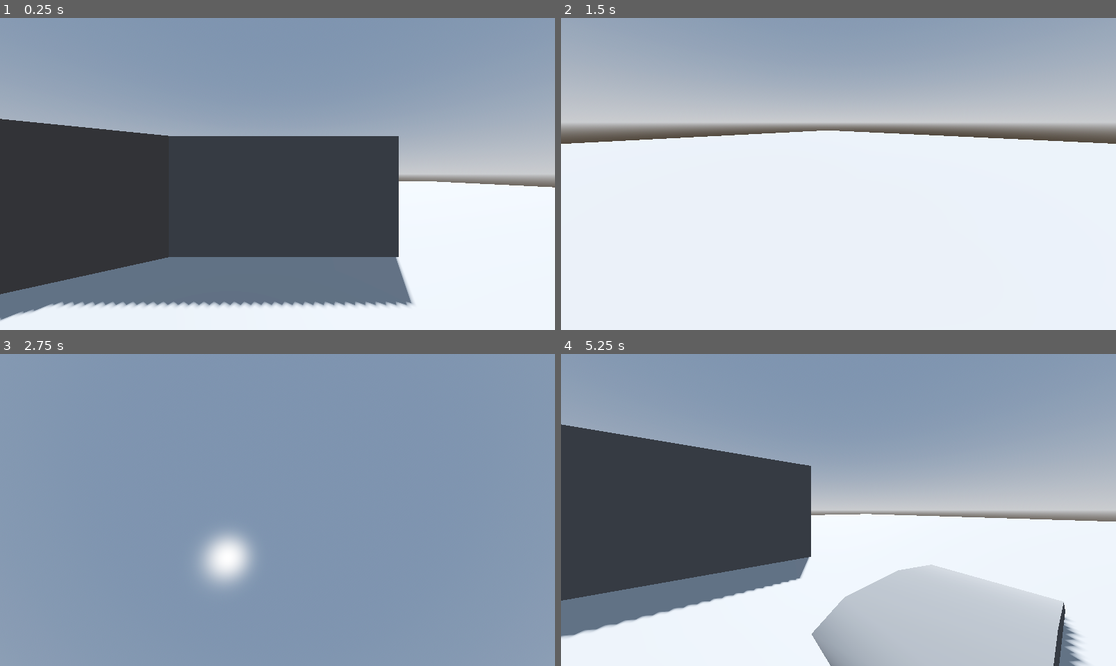
Above: before the commit, frames 1-4 (two rows, left to right).
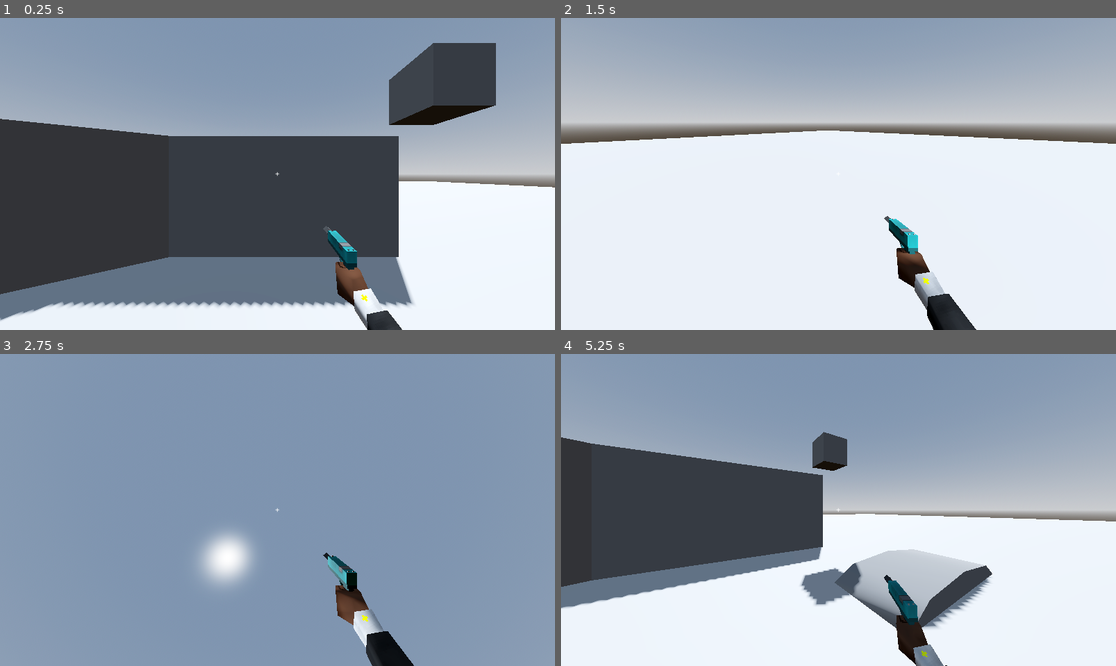
Above: after the commit, the same moments.

Repository: TheoLomeuBraga/kill-the-tower-boss
Game: Godot game, scene res://player/test_level.tscn
Two runs of this game, one before a commit and one after it. Both use one fixed random seed, a clock stepped at 60 frames per second and the inputs below. The project has no main scene, so this scene is started directly.
Inputs (mouse positions are in pixels of both pictures, inside the frame that each line leads up to):
- Up to frame 1 (0.25 s): no input
- Up to frame 2 (1.5 s): move the mouse to (960, 158) at 0.52 s; press the mouse at (960, 158) at 0.53 s; hold D (right) 0.53-1.28 s; tap Space (jump) at 0.77, 0.8, 1.07, 1.35 s; move the mouse to (727, 189) at 1.27 s; release the mouse at (727, 189) at 1.28 s; hold S (back) from 1.28 s (still down)
- Up to frame 3 (2.75 s): tap Space (jump) at 1.52, 1.82, 2.3 s; click (166, 525) at 1.55 s; move the mouse to (333, 441) at 2.02 s; release S (back) at 2.03 s; hold D (right) from 2.03 s (still down); tap W (foward) at 2.1 s
- Up to frame 4 (5.25 s): move the mouse to (810, 572) at 2.77 s; tap Down (look_down) at 2.85 s; tap Space (jump) at 3.02, 3.32, 3.77, 3.8, 4.07, 4.52, 4.82 s; click (810, 572) at 3.05 s; move the mouse to (1005, 556) at 3.52 s; release D (right) at 3.53 s; hold A (left) 3.53-5.03 s; tap Left (look_left) at 3.6 s; move the mouse to (672, 463) at 4.27 s; tap Right (look_right) at 4.35 s; click (672, 463) at 4.55 s; move the mouse to (866, 510) at 5.02 s; hold S (back) from 5.03 s (still down); tap Up (look_up) at 5.1 s

The runs differ from the first frame. In frame 1, 5.6% of the frame differs, in the area x 49-90%, y 8-100%; in frame 2, 1.9%; in frame 3, 1.8%; in frame 4, 21%, in the area x 0-99%, y 22-100%.

Commit message:
add basic grapple

Diff:
--- a/player/arms/arms.tscn
+++ b/player/arms/arms.tscn
@@ -15,10 +15,11 @@
 [node name="arms" unique_id=1183301295 instance=ExtResource("1_t5sdq")]
 script = ExtResource("2_lu0cu")
 
-[node name="Cube" parent="metarig/Skeleton3D" parent_id_path=PackedInt32Array(1837075673) index="0" unique_id=1976606373]
+[node name="Cube" parent="metarig/Skeleton3D" parent_id_path=PackedInt32Array(247629277) index="0" unique_id=209603851]
+cast_shadow = 0
 surface_material_override/0 = SubResource("StandardMaterial3D_lu0cu")
 
-[node name="copy_arms" type="CopyTransformModifier3D" parent="metarig/Skeleton3D" parent_id_path=PackedInt32Array(1837075673) index="1" unique_id=1478431348]
+[node name="copy_arms" type="CopyTransformModifier3D" parent="metarig/Skeleton3D" parent_id_path=PackedInt32Array(247629277) index="1" unique_id=1478431348]
 setting_count = 2
 settings/0/amount = 1.0
 settings/0/apply_bone_name = "upper_arm.L"
@@ -39,7 +40,7 @@
 settings/1/invert = 0
 settings/1/additive = false
 
-[node name="arms" type="TwoBoneIK3D" parent="metarig/Skeleton3D" parent_id_path=PackedInt32Array(1837075673) index="2" unique_id=1475798260]
+[node name="arms" type="TwoBoneIK3D" parent="metarig/Skeleton3D" parent_id_path=PackedInt32Array(247629277) index="2" unique_id=1475798260]
 setting_count = 2
 settings/0/target_node = NodePath("../../../hand_l")
 settings/0/pole_node = NodePath("../../../pole_l")
@@ -64,7 +65,7 @@
 settings/1/use_virtual_end = false
 settings/1/extend_end_bone = false
 
-[node name="copy_hands" type="CopyTransformModifier3D" parent="metarig/Skeleton3D" parent_id_path=PackedInt32Array(1837075673) index="3" unique_id=1995168006]
+[node name="copy_hands" type="CopyTransformModifier3D" parent="metarig/Skeleton3D" parent_id_path=PackedInt32Array(247629277) index="3" unique_id=1995168006]
 setting_count = 2
 settings/0/amount = 1.0
 settings/0/apply_bone_name = "hand.L"
--- /dev/null
+++ b/player/gun_control.gd
@@ -0,0 +1,8 @@
+extends Node
+class_name GunControl
+
+@export var body : CharacterBody3D
+@export var model : PlayerModel
+
+@export var inventory : Array[GunInfo]
+@export var current_wepon : int = 0
--- /dev/null
+++ b/player/gun_data/bullet_info.gd
@@ -0,0 +1,6 @@
+extends Resource
+class_name BulletInfo
+
+@export var damage : int = 100
+@export var speed : float = -1
+@export var life_time : float = 10.0
--- /dev/null
+++ b/player/gun_data/gun_info.gd
@@ -0,0 +1,12 @@
+extends Resource
+class_name GunInfo
+
+@export var special_type : String = ""
+
+@export var bullets_per_shot : int = 1
+@export var bullet_capacity : int = 10
+@export var fire_rate : float = 0.25
+@export var reload_time : float = 2.0
+@export var spread : float = 0.2
+
+@export var bullet_info : BulletInfo = BulletInfo.new()
--- a/player/guns/gun_model.gd
+++ b/player/guns/gun_model.gd
@@ -3,6 +3,8 @@
 class_name GunModel
 
 @export var gun : Node3D
+
+@export var muzle : Node3D
 
 @export var arm_l : Node3D
 @export var pole_l : Node3D
--- a/player/guns/pistol/pistol.tscn
+++ b/player/guns/pistol/pistol.tscn
@@ -3,9 +3,10 @@
 [ext_resource type="PackedScene" uid="uid://cr8fgn04t3eey" path="res://player/guns/pistol/pistol.glb" id="1_6becj"]
 [ext_resource type="Script" uid="uid://uyx3n3xxv01s" path="res://player/guns/gun_model.gd" id="2_xco6c"]
 
-[node name="pistol" unique_id=356312967 node_paths=PackedStringArray("gun", "arm_l", "pole_l", "hand_l", "arm_r", "pole_r", "hand_r", "animation_player") instance=ExtResource("1_6becj")]
+[node name="pistol" unique_id=356312967 node_paths=PackedStringArray("gun", "muzle", "arm_l", "pole_l", "hand_l", "arm_r", "pole_r", "hand_r", "animation_player") instance=ExtResource("1_6becj")]
 script = ExtResource("2_xco6c")
 gun = NodePath("Armature/Skeleton3D")
+muzle = NodePath("Armature/Skeleton3D/Bone/Cube/muzle")
 arm_l = NodePath("arm_l")
 pole_l = NodePath("pole_l")
 hand_l = NodePath("hand_l")
@@ -14,15 +15,21 @@
 hand_r = NodePath("Armature/Skeleton3D/Bone/hand_r")
 animation_player = NodePath("AnimationPlayer")
 
-[node name="Skeleton3D" parent="Armature" parent_id_path=PackedInt32Array(995797917) index="0" unique_id=1168768983]
+[node name="Skeleton3D" parent="Armature" parent_id_path=PackedInt32Array(1562912458) index="0" unique_id=176365909]
 bones/0/rotation = Quaternion(-2.9802326e-08, 1.1920928e-07, -2.5243543e-29, 1)
 bones/1/position = Vector3(-2.9975933e-10, 0.08906293, 0.0012572818)
 
-[node name="Bone_001" parent="Armature/Skeleton3D" index="0" unique_id=452569189]
+[node name="Bone_001" parent="Armature/Skeleton3D" index="0" unique_id=936279133]
 transform = Transform3D(1, 1.4210855e-14, 1.5099573e-07, 1.5099572e-07, -5.9604638e-08, -0.9999998, -5.684342e-14, 0.9999998, -5.960467e-08, -6.661338e-16, 0.08906292, 0.0012572763)
 
-[node name="Bone" parent="Armature/Skeleton3D" index="1" unique_id=1877465204]
+[node name="Cube_001" parent="Armature/Skeleton3D/Bone_001" index="0" unique_id=724164339]
+cast_shadow = 0
+
+[node name="Bone" parent="Armature/Skeleton3D" index="1" unique_id=261911887]
 transform = Transform3D(1, -7.105427e-15, 2.3841855e-07, -7.1054274e-15, 0.99999994, 5.9604645e-08, -2.3841856e-07, -5.9604645e-08, 0.99999994, 0, 0, 0)
 
-[node name="AnimationPlayer" parent="." index="6" unique_id=792201404]
+[node name="Cube" parent="Armature/Skeleton3D/Bone" index="0" unique_id=362184067]
+cast_shadow = 0
+
+[node name="AnimationPlayer" parent="." index="6" unique_id=1584791659]
 playback_default_blend_time = 0.1
--- a/player/player.tscn
+++ b/player/player.tscn
@@ -1,8 +1,26 @@
 [gd_scene format=3 uid="uid://cmovbyta1eiev"]
 
 [ext_resource type="Script" uid="uid://hird11mmihta" path="res://player/player_movement.gd" id="1_oul6g"]
+[ext_resource type="PackedScene" uid="uid://cy1o6s4fa4vaf" path="res://player/player_model/player_model.tscn" id="1_rkbax"]
+[ext_resource type="Script" uid="uid://sph487wn7ajs" path="res://player/gun_control.gd" id="2_g1dw6"]
+[ext_resource type="Script" uid="uid://5ihhl4vr45q5" path="res://player/gun_data/gun_info.gd" id="3_qjkh3"]
+[ext_resource type="Script" uid="uid://dsfbwvui8fvt4" path="res://player/gun_data/bullet_info.gd" id="4_g6k8r"]
 
 [sub_resource type="CapsuleShape3D" id="CapsuleShape3D_kqu6x"]
+
+[sub_resource type="Resource" id="Resource_boad6"]
+script = ExtResource("4_g6k8r")
+metadata/_custom_type_script = "uid://dsfbwvui8fvt4"
+
+[sub_resource type="Resource" id="Resource_rgyib"]
+script = ExtResource("3_qjkh3")
+bullet_info = SubResource("Resource_boad6")
+metadata/_custom_type_script = "uid://5ihhl4vr45q5"
+
+[sub_resource type="Resource" id="Resource_hg6s5"]
+script = ExtResource("3_qjkh3")
+special_type = "grapple"
+metadata/_custom_type_script = "uid://5ihhl4vr45q5"
 
 [node name="Player" type="CharacterBody3D" unique_id=696039800]
 
@@ -14,6 +32,40 @@
 fov = 90.0
 near = 0.001
 
-[node name="PlayerMovement" type="Node" parent="." unique_id=494941887 node_paths=PackedStringArray("camera")]
+[node name="PlayerModel" parent="Camera3D" unique_id=83597824 instance=ExtResource("1_rkbax")]
+transform = Transform3D(-1, 0, -8.742278e-08, 0, 1, 0, 8.742278e-08, 0, -1, 0, -0.23062402, 0)
+
+[node name="RayCast3D" type="RayCast3D" parent="Camera3D" unique_id=220714997]
+target_position = Vector3(0, 0, -100)
+
+[node name="GunControl" type="Node" parent="Camera3D" unique_id=816634884 node_paths=PackedStringArray("body", "model")]
+script = ExtResource("2_g1dw6")
+body = NodePath("../..")
+model = NodePath("../PlayerModel")
+inventory = Array[ExtResource("3_qjkh3")]([SubResource("Resource_rgyib"), SubResource("Resource_hg6s5")])
+
+[node name="HUD" type="Control" parent="." unique_id=627942019]
+layout_mode = 3
+anchors_preset = 15
+anchor_right = 1.0
+anchor_bottom = 1.0
+grow_horizontal = 2
+grow_vertical = 2
+
+[node name="CenterContainer" type="CenterContainer" parent="HUD" unique_id=145619763]
+layout_mode = 1
+anchors_preset = 15
+anchor_right = 1.0
+anchor_bottom = 1.0
+grow_horizontal = 2
+grow_vertical = 2
+
+[node name="cross" type="Label" parent="HUD/CenterContainer" unique_id=1363262926]
+layout_mode = 2
+text = "+"
+
+[node name="PlayerMovement" type="Node" parent="." unique_id=494941887 node_paths=PackedStringArray("camera", "model", "grapple_raycast")]
 script = ExtResource("1_oul6g")
 camera = NodePath("../Camera3D")
+model = NodePath("../Camera3D/PlayerModel")
+grapple_raycast = NodePath("../Camera3D/RayCast3D")
--- a/player/player_model/player_model.tscn
+++ b/player/player_model/player_model.tscn
@@ -19,7 +19,3 @@
 
 [node name="pistol" parent="." unique_id=1690220103 instance=ExtResource("4_qu0w5")]
 transform = Transform3D(0.9999999, 0.00033356211, 4.188193e-05, -0.00033355242, 0.99999994, -0.00023083377, -4.1958916e-05, 0.00023081979, 1, -0.181618, 0.02827151, 0.16970591)
-
-[node name="Camera3D" type="Camera3D" parent="." unique_id=2001919995]
-transform = Transform3D(-1, 0, -5.9604645e-08, 0, 1, 0, 5.9604645e-08, 0, -1, 0, 0.23324338, 0)
-fov = 90.0
--- a/player/player_movement.gd
+++ b/player/player_movement.gd
@@ -12,6 +12,8 @@
 @export_category("geral")
 @export var camera : Camera3D
 
+@export var model : PlayerModel
+
 @export var forgiveness_time : float = 0.2
 
 @export var jump_power : float = 4.0
@@ -19,6 +21,47 @@
 func try_jump() -> void:
 	if jump_recently > 0.0 and floor_recently > 0.0:
 		body.velocity.y = jump_power
+
+@export_category("grapple estate")
+
+@export var grapple_length : float = 2.0
+@export var grapple_stffness : float = 10.0
+@export var grapple_damping : float = 1.0
+@export var grapple_raycast : RayCast3D
+var grapple_place : Vector3
+
+func launch_grapple() -> void:
+	if grapple_raycast.is_colliding():
+		grapple_place = grapple_raycast.get_collision_point()
+		estate = grapple_estate
+
+func grapple_estate(delta : float) -> void:
+
+	body.velocity.y -= gravity * delta
+
+	# https://www.youtube.com/watch?v=yWRHMOqoxGM
+
+	var t_dir : Vector3 = body.global_position.direction_to(grapple_place)
+	var t_dis : float = body.global_position.distance_to(grapple_place)
+
+	var displacement : float = t_dis - grapple_length
+
+	var force : Vector3 = Vector3.ZERO
+
+	if displacement > 0.0:
+		var sf_magnetude : float = grapple_stffness * displacement
+		var sf : Vector3 = t_dir * sf_magnetude
+
+		var vel_dot : float = body.velocity.dot(t_dir)
+		var danping : Vector3 = -grapple_damping * vel_dot * t_dir
+
+		force = sf + danping
+
+
+	body.velocity += force * delta
+
+	if not Input.is_action_pressed("shot"):
+		estate = air_estate
 
 @export_category("air estate")
 
@@ -71,7 +114,8 @@
 
 
 func _ready() -> void:
-	pass
+	if grapple_raycast != null:
+		grapple_raycast.add_exception(body)
 
 
 
@@ -89,3 +133,9 @@
 
 	jump_recently -= delta
 	floor_recently -= delta
+
+
+	#debug
+
+	if Input.is_action_just_pressed("shot"):
+		launch_grapple()
--- a/player/test_level.tscn
+++ b/player/test_level.tscn
@@ -47,6 +47,18 @@
 size = Vector3(7, 4, 1)
 material = SubResource("StandardMaterial3D_o7vyq")
 
+[node name="CSGBox3D4" type="CSGBox3D" parent="CSGCombiner3D" unique_id=305753652]
+transform = Transform3D(1, 0, 0, 0, 1, 0, 0, 0, 1, 3, 4, -3)
+material = SubResource("StandardMaterial3D_o7vyq")
+
+[node name="CSGBox3D5" type="CSGBox3D" parent="CSGCombiner3D" unique_id=2042424238]
+transform = Transform3D(1, 0, 0, 0, 1, 0, 0, 0, 1, 3, 8, 1)
+material = SubResource("StandardMaterial3D_o7vyq")
+
+[node name="CSGBox3D6" type="CSGBox3D" parent="CSGCombiner3D" unique_id=1982627243]
+transform = Transform3D(1, 0, 0, 0, 1, 0, 0, 0, 1, 3, 11, -3)
+material = SubResource("StandardMaterial3D_o7vyq")
+
 [node name="CSGBox3D3" type="CSGBox3D" parent="CSGCombiner3D" unique_id=491666702]
 transform = Transform3D(0.8660254, 0, 0.5, 0, 1, 0, -0.5, 0, 0.8660254, -5, 1.5, -4)
 size = Vector3(7, 4, 1)
Not shown, added: player/gun_control.gd.uid
Not shown, added: player/gun_data/bullet_info.gd.uid
Not shown, added: player/gun_data/gun_info.gd.uid
Binary file changed: player/guns/pistol/pistol.glb
Not shown, changed: player/guns/pistol/pistol.blend
Not shown, changed: player/guns/pistol/pistol.blend1
